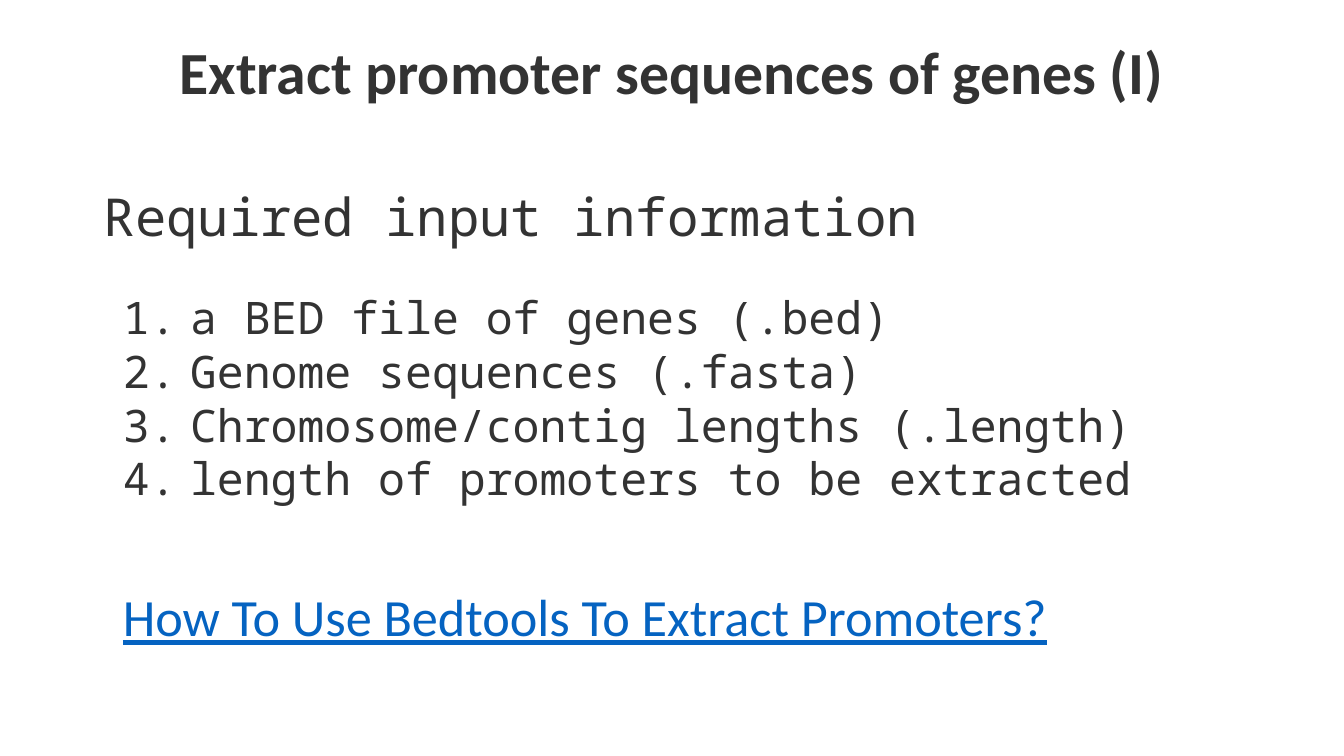
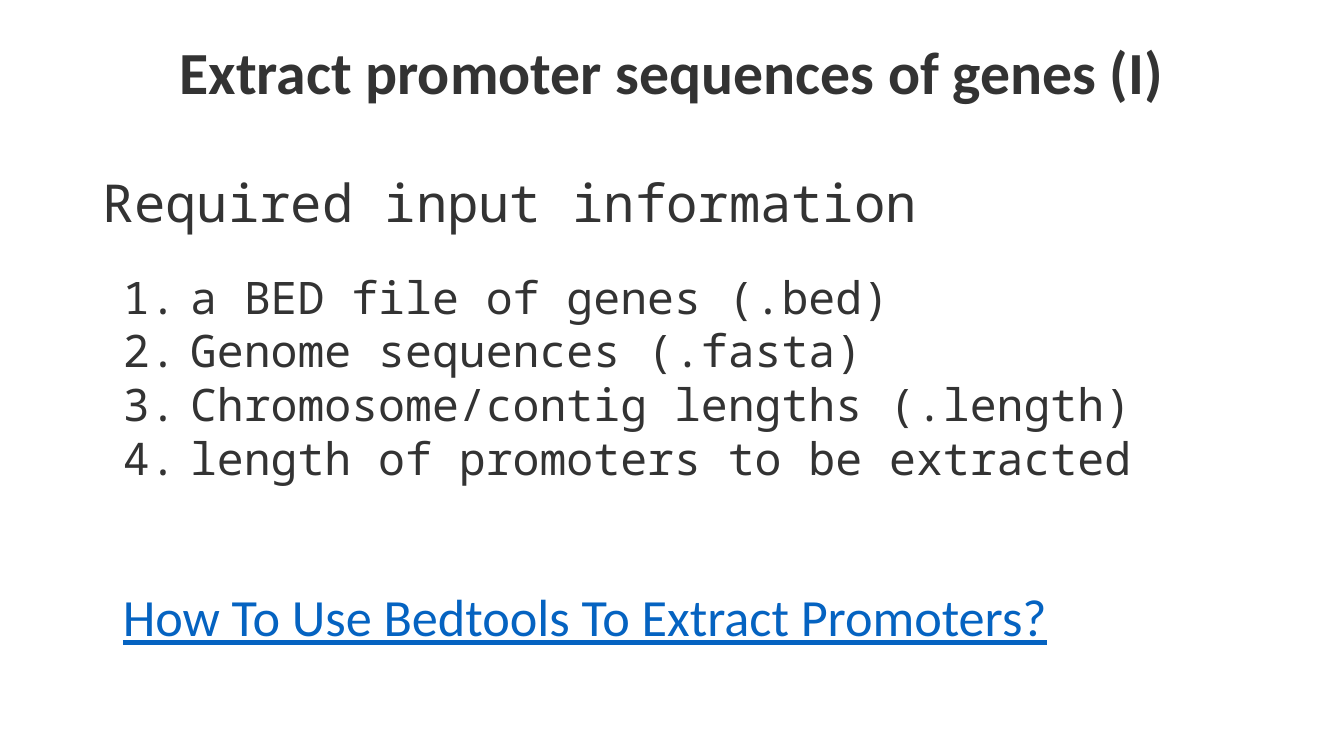
Before and after one commit to liu3zhenlab/teaching, a slide deck: slide 7 of PLPTH813Bioinformatis/2025/1_lecture/lecture07_BEDtools.pptx. Drawn at 1344x756 pixels with LibreOffice and Linux fonts; fonts in the diff are those of the drawing. Boxes give left, top, right and bottom in pixels: in the first picture for what was removed or moved away, otherwise in the second. Text is boxed around its words. In the diff, an @@ line names an element or a change of style, - is before the commit and + after.

```diff
--- a/PLPTH813Bioinformatis/2025/1_lecture/lecture07_BEDtools.pptx
+++ b/PLPTH813Bioinformatis/2025/1_lecture/lecture07_BEDtools.pptx
@@ text "Required input information": place and size @@
-text "Required input information" at (104, 196, 917, 249)
+text "Required input information" at (103, 182, 917, 235)
@@ text "a BED file of genes ...": place and size @@
-text "a BED file of genes ..." at (190, 299, 1131, 506)
+text "a BED file of genes ..." at (190, 279, 1131, 486)
```
Also in this commit, not shown: 3 other slides changed, 5 other files.
